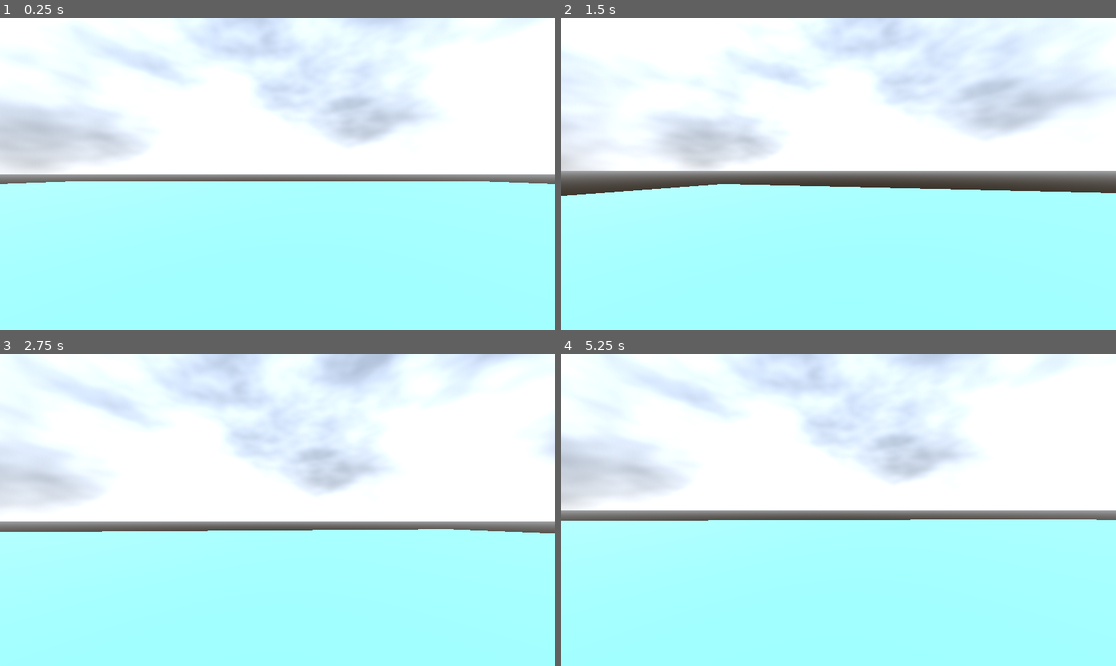
Above: before the commit, frames 1-4 (two rows, left to right).
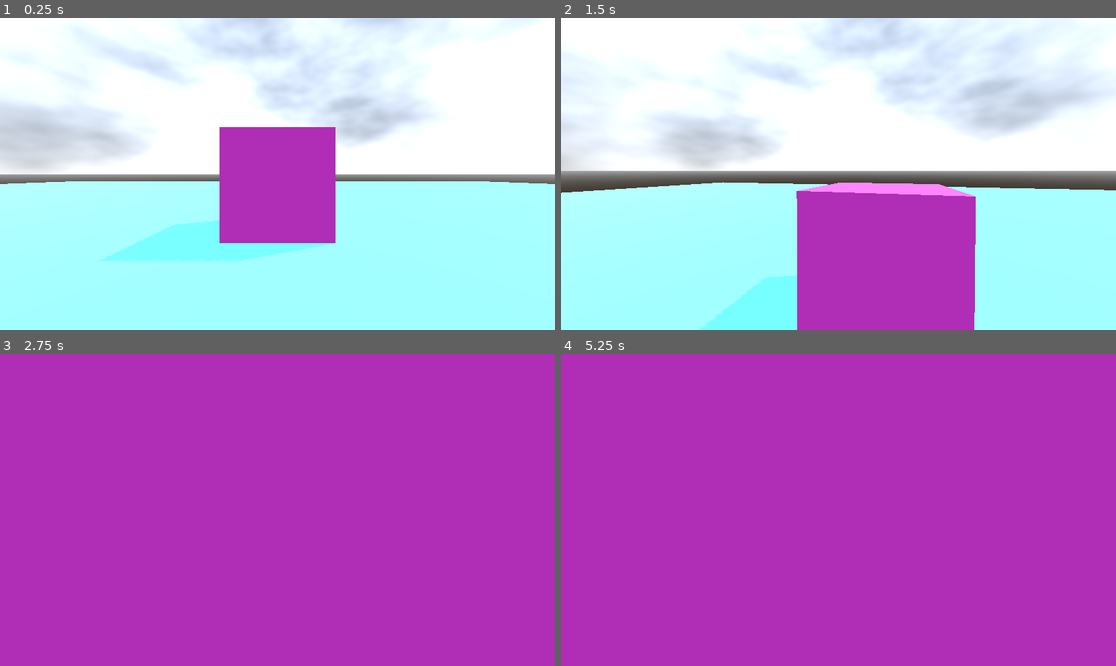
Above: after the commit, the same moments.

Repository: 1Magz1/FPS-Starter-Kit
Game: Godot game, scene res://Levels/General/general.tscn
Same seed, same stepped clock (60 frames per second), same inputs: the game is played once before the commit and once after it.
Inputs (mouse positions are in pixels of both pictures, inside the frame that each line leads up to):
- Up to frame 1 (0.25 s): no input
- Up to frame 2 (1.5 s): tap Enter at 0.5 s; move the mouse to (866, 174) at 0.52 s; hold W (move_forward) from 0.53 s (still down); tap C (action_crouch) at 0.6 s; tap Space (action_jump) at 0.77 s; move the mouse to (810, 174) at 1.27 s; tap Shift (action_walk) at 1.35 s
- Up to frame 3 (2.75 s): keep holding W (move_forward); tap Space (action_jump) at 1.52 s; move the mouse to (288, 503) at 2.02 s; tap C (action_crouch) at 2.1 s
- Up to frame 4 (5.25 s): keep holding W (move_forward); move the mouse to (832, 516) at 2.77 s; tap Shift (action_walk) at 2.85, 4.35 s; tap Space (action_jump) at 3.02, 3.77, 4.52 s; move the mouse to (877, 513) at 3.52 s; tap C (action_crouch) at 3.6, 5.1 s; move the mouse to (794, 506) at 4.27 s; move the mouse to (844, 510) at 5.02 s

The runs differ from the first frame. In frame 1, 10% of the frame differs, in the area x 18-61%, y 34-78%; in frame 2, 17%; in frame 3, 100%, in the area x 0-100%, y 0-100%; in frame 4, 100%.

Commit message:
main
WIP

Diff:
--- a/Levels/General/general.tscn
+++ b/Levels/General/general.tscn
@@ -35,7 +35,7 @@
 material = SubResource("StandardMaterial3D_toywe")
 
 [node name="CSGBox3D2" type="CSGBox3D" parent="Map"]
-transform = Transform3D(1, 0, 0, 0, 1, 0, 0, 0, 1, 0, 1.51117, 6.96786)
+transform = Transform3D(1, 0, 0, 0, 1, 0, 0, 0, 1, 0, 1.51117, -6.73984)
 material_override = SubResource("StandardMaterial3D_onahw")
 use_collision = true
 size = Vector3(3, 3, 3)
--- a/Objects/Player/player.gd
+++ b/Objects/Player/player.gd
@@ -75,6 +75,10 @@
 
 	velocity.x = direction.x * current_speed
 	velocity.z = direction.z * current_speed
+	if current_movement_state == MovementState.Crouch:
+		head.position.y = lerp(head.position.y, 1.3, delta * lerp_speed)
+	else:
+		head.position.y = lerp(head.position.y, 1.8, delta * lerp_speed)
 
 func handle_jump(delta):
 	if Input.is_action_just_pressed(action_list.JUMP) and is_on_floor():
@@ -92,14 +96,14 @@
 		movement_list.BACK)
 	var is_idle = input_movement == Vector2.ZERO
 
-	if is_idle:
-		current_movement_state = MovementState.Idle
+	if is_crouch_btn_pressed:
+		current_movement_state = MovementState.Crouch
 	elif is_walk_btn_pressed and !is_idle:
 		current_movement_state = MovementState.Walk
-	elif is_crouch_btn_pressed and !is_idle:
-		current_movement_state = MovementState.Crouch
 	elif !is_walk_btn_pressed and !is_idle:
 		current_movement_state = MovementState.Run
+	elif is_idle:
+		current_movement_state = MovementState.Idle
 
 func toogle_switch(action_name: StringName):
 	if Input.is_action_just_pressed(action_name) and action_name == action_list.WALK:
